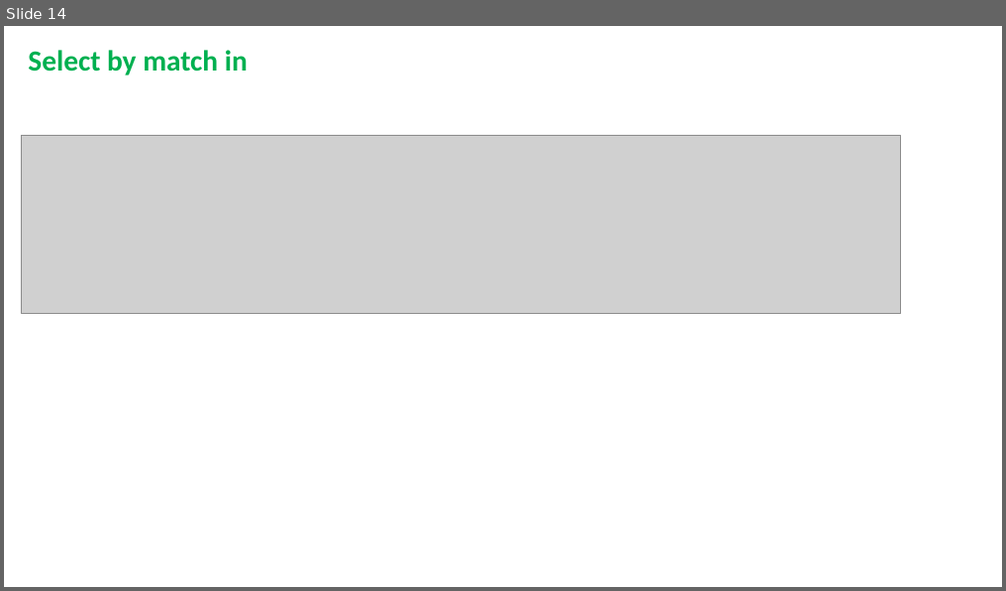
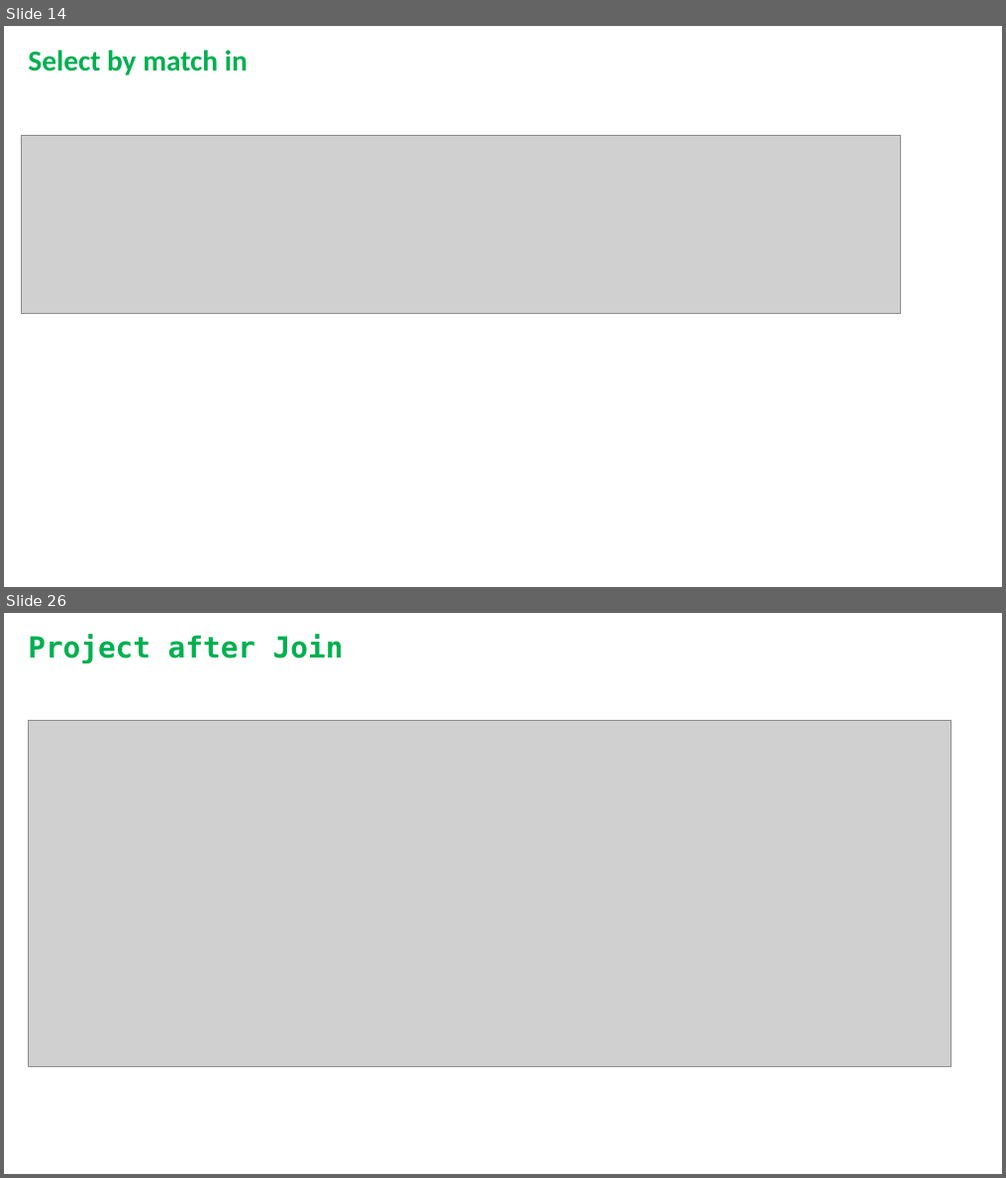
Before and after one commit to rupomsoft/MERN-STACK-Series, a slide deck: Mongo-Advance/Master.pptx. Shown one above the other, each under a label of ours: slide 14 before the commit, slides 14 and 26 after it; the slides between them are not shown. The pictures are 1006x591 and 1006x1178 pixels, drawn with LibreOffice and Linux fonts; fonts in the diff are those of the drawing; grey boxes stand for pictures; background and template pictures are left out. Boxes give left, top, right and bottom in pixels: in the first picture for what was removed or moved away, otherwise in the second. Text is boxed around its words. In the diff, an @@ line names an element or a change of style, - is before the commit and + after.

```diff
--- a/Mongo-Advance/Master.pptx
+++ b/Mongo-Advance/Master.pptx
@@ slide 26 added at (4,613,1002,1174), background picture (left out) @@
@@ text added at (28,635,344,663), 28 pt, text #00B050, bold @@
+Project after Join
@@ picture added at (29,721,951,1067) @@
```
Also in this commit, not shown: 19 other slides added, 42 other files.
